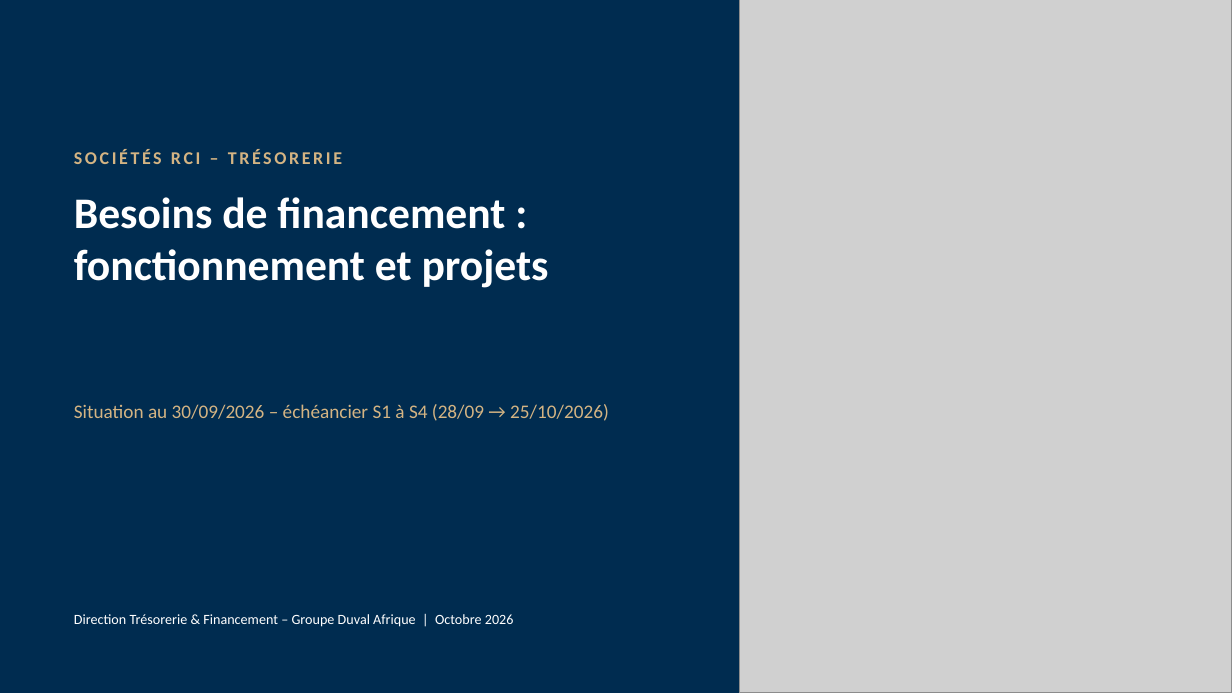
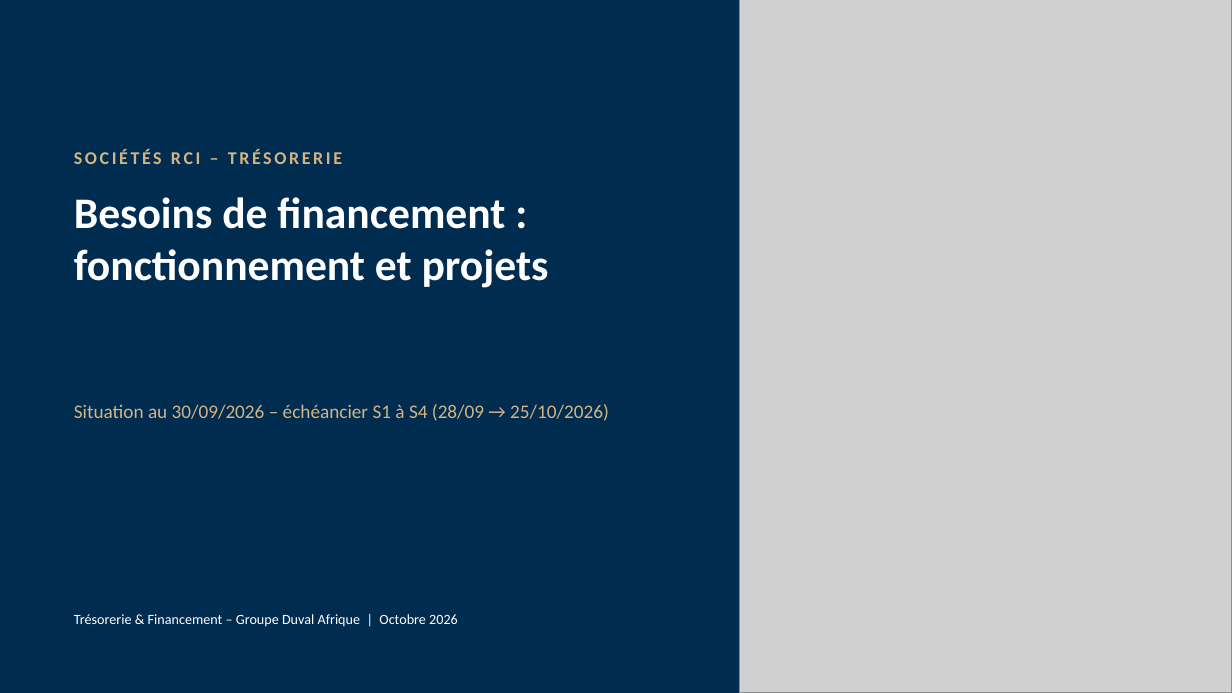
Before and after one commit to angehkouadio/claudeproject, a slide deck: slide 1 of RCI_Besoins_Financement_Fonctionnement_Projets_30-09-2026.pptx. Drawn at 1232x693 pixels with LibreOffice and Linux fonts; fonts in the diff are those of the drawing; grey boxes stand for pictures. Boxes give left, top, right and bottom in pixels: in the first picture for what was removed or moved away, otherwise in the second. Text is boxed around its words. In the diff, an @@ line names an element or a change of style, - is before the commit and + after.

```diff
--- a/RCI_Besoins_Financement_Fonctionnement_Projets_30-09-2026.pptx
+++ b/RCI_Besoins_Financement_Fonctionnement_Projets_30-09-2026.pptx
@@ text at (74,614,458,627): text changed @@
-Direction Trésorerie & Financement – Groupe Duval Afrique | Octobre 2026
+Trésorerie & Financement – Groupe Duval Afrique | Octobre 2026
```
Also in this commit, not shown: 1 other file.
